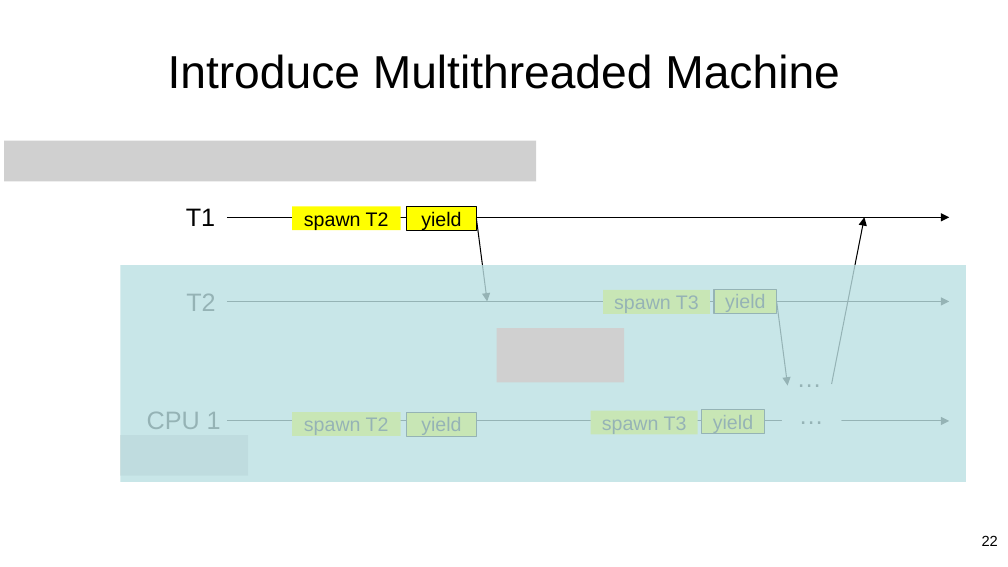
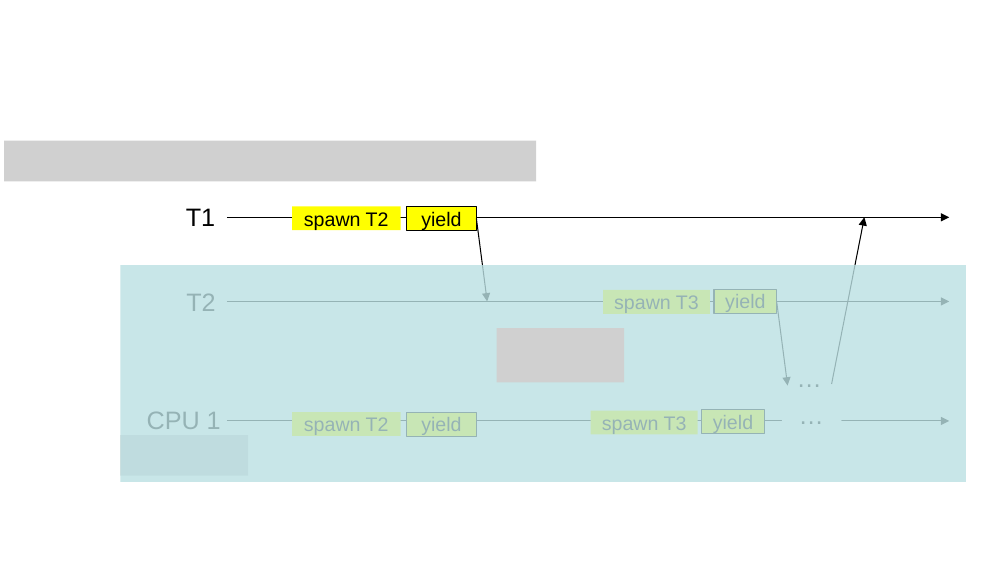
Before and after one commit to jieungkim/phd_thesis, a slide deck: slide 24 of figs/conlink/concurrent_linking.pptx (slide 22 before the commit). Drawn at 1008x567 pixels with LibreOffice and Linux fonts; fonts in the diff are those of the drawing; grey boxes stand for pictures. Boxes give left, top, right and bottom in pixels: in the first picture for what was removed or moved away, otherwise in the second. Text is boxed around its words. In the diff, an @@ line names an element or a change of style, - is before the commit and + after.

```diff
--- a/figs/conlink/concurrent_linking.pptx
+++ b/figs/conlink/concurrent_linking.pptx
@@ title removed at (168, 54, 840, 89) @@
-Introduce Multithreaded Machine
@@ page number removed at (982, 535, 998, 546) @@
-22
```
Also in this commit, not shown: 22 other slides changed, 8 slides added, 13 slides removed, 10 other files.
